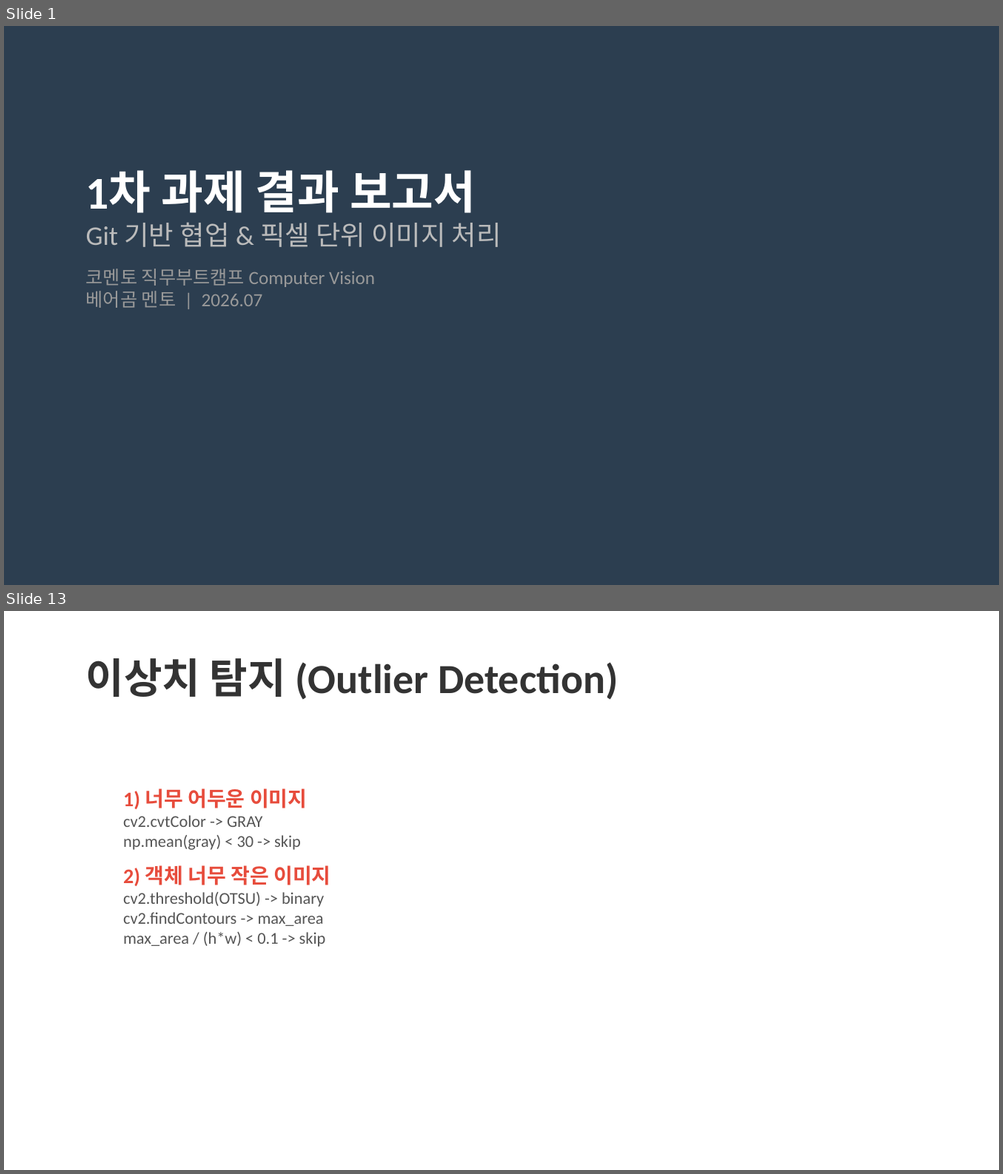
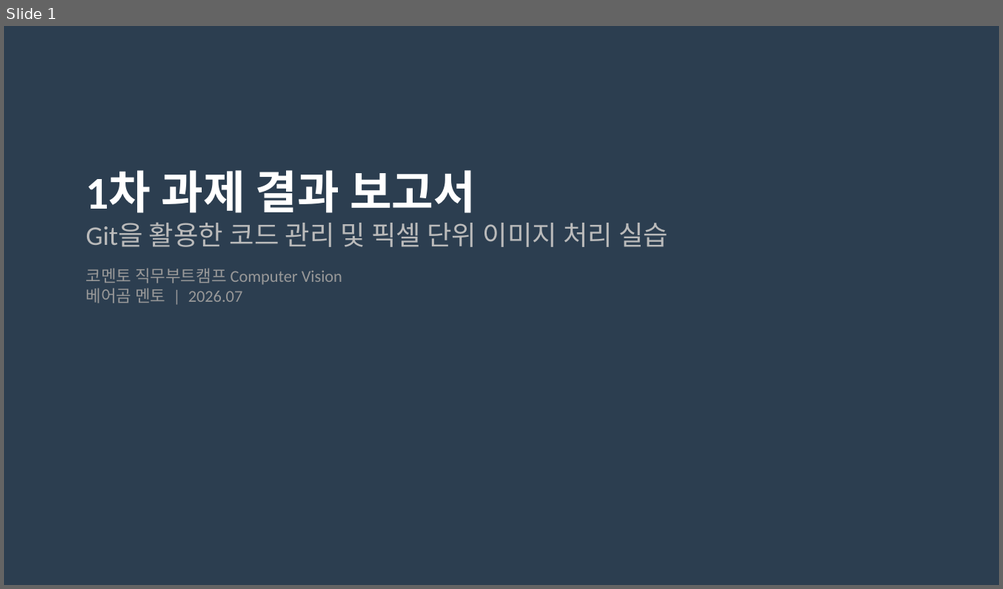
Before and after one commit to jsm0308/Bootcamp-CV, a slide deck: presentation.pptx. Shown one above the other, each under a label of ours: slides 1 and 13 before the commit, slide 1 after it; the slides between them are not shown. The pictures are 1003x1174 and 1003x589 pixels, drawn with LibreOffice and Linux fonts; fonts in the diff are those of the drawing. Boxes give left, top, right and bottom in pixels: in the first picture for what was removed or moved away, otherwise in the second. Text is boxed around its words. In the diff, an @@ line names an element or a change of style, - is before the commit and + after.

```diff
--- a/presentation.pptx
+++ b/presentation.pptx
@@ slide 13 removed at (x1=4, y1=611, x2=999, y2=1170), background #FFFFFF @@
@@ text removed at (x1=86, y1=658, x2=618, y2=700) @@
-이상치 탐지 (Outlier Detection)
@@ text removed at (x1=123, y1=789, x2=330, y2=947) @@
-1) 너무 어두운 이미지
-cv2.cvtColor -> GRAY
-np.mean(gray) < 30 -> skip
-2) 객체 너무 작은 이미지
-cv2.threshold(OTSU) -> binary
-cv2.findContours -> max_area
-max_area / (h*w) < 0.1 -> skip
@@ slide 1 changed as well @@
@@ text at (x1=86, y1=222, x2=668, y2=247): text changed @@
-Git 기반 협업 & 픽셀 단위 이미지 처리
+Git을 활용한 코드 관리 및 픽셀 단위 이미지 처리 실습
@@ text at (x1=86, y1=268, x2=342, y2=304): size 18 to 16 pt in "코멘토 직무부트캠프 Computer Vision", "베어곰 멘토 | 2026.07" @@
```
Also in this commit, not shown: 1 other slide changed, 7 slides added, 13 other slides removed, 6 other files.
